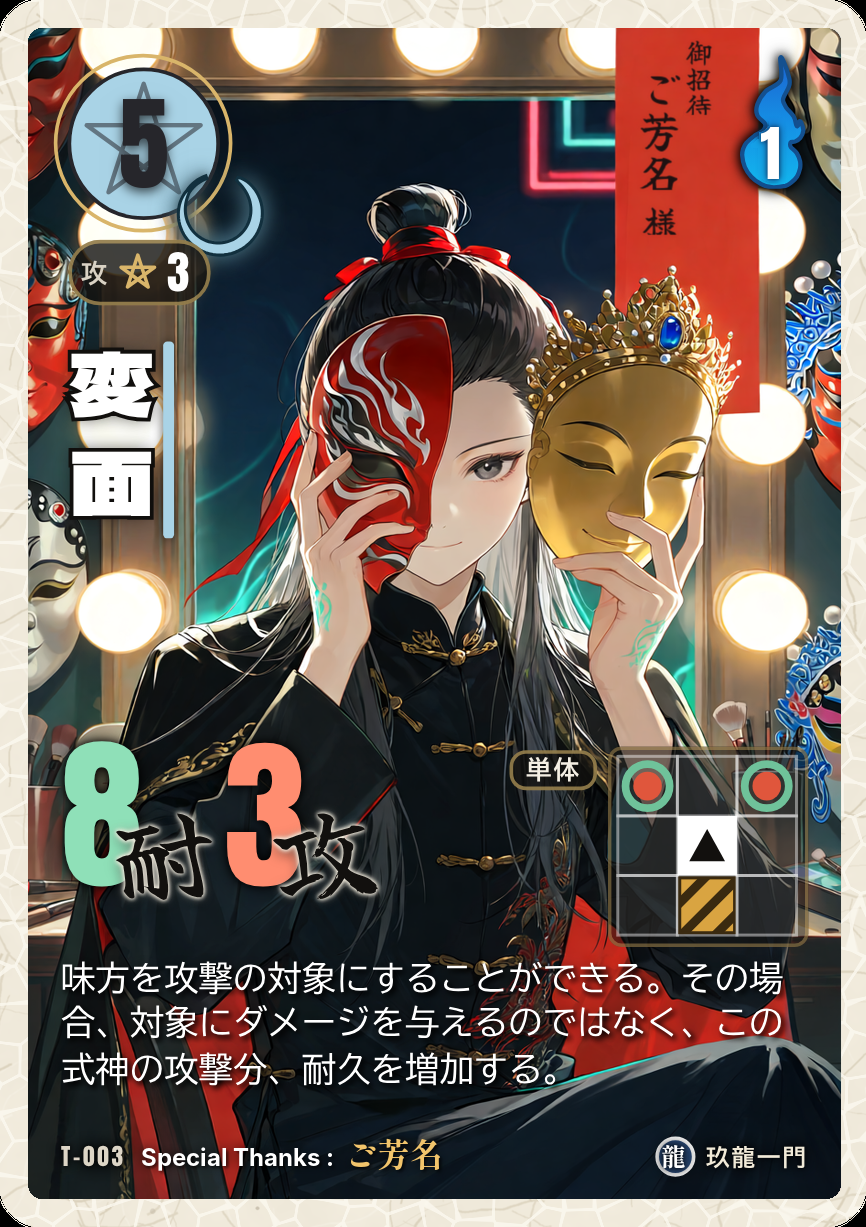
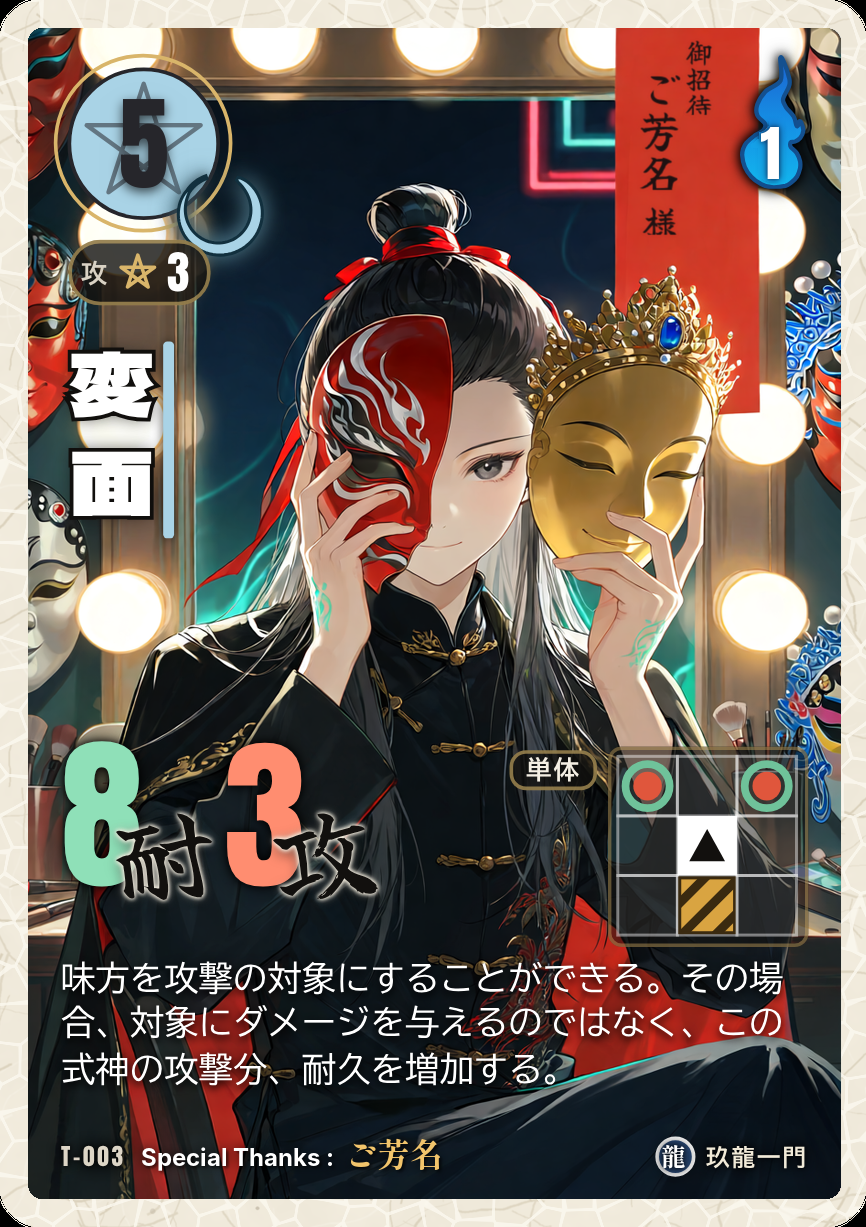
Revision of a layered w=866, h=1227 image; what changed, layer by layer:
removed layer "11_効果文_白文字と影" over left=57, top=953, right=789, bottom=1097
added layer "11c_効果文_白文字(影なし)" above "11b_効果文の影_内側(0 1px 2px 黒90%)" over left=61, top=961, right=783, bottom=1086
added layer "11b_効果文の影_内側(0 1px 2px 黒90%)" (90%) above "11a_効果文の影_外側(0 0 4px 黒60%)" over left=57, top=956, right=789, bottom=1097
added layer "11a_効果文の影_外側(0 0 4px 黒60%)" (60%) above "10_間合" over left=57, top=953, right=789, bottom=1097
